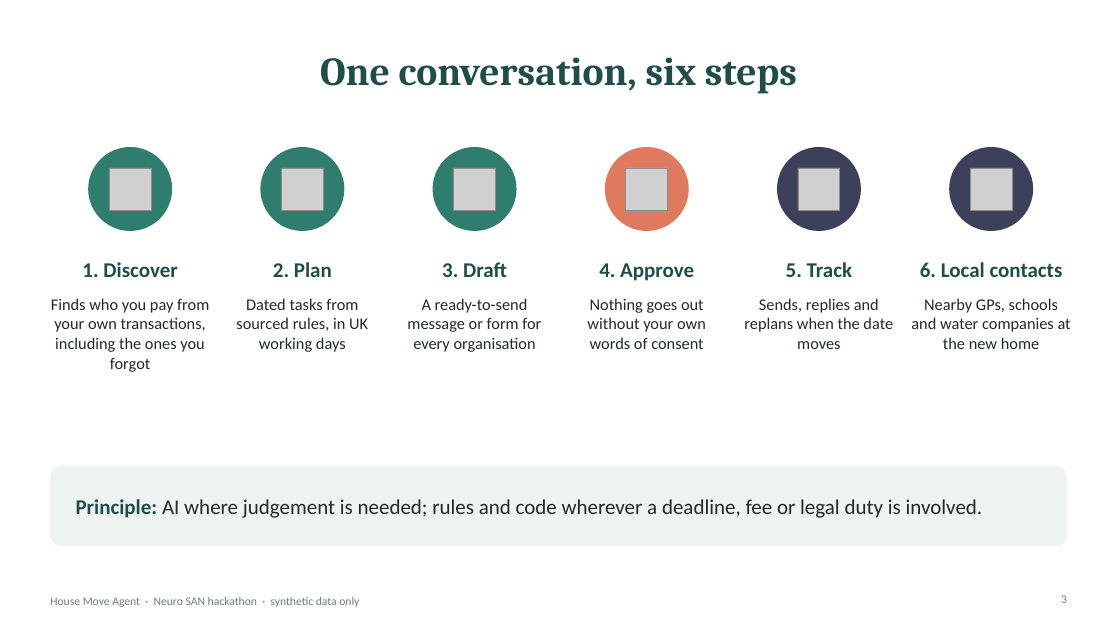
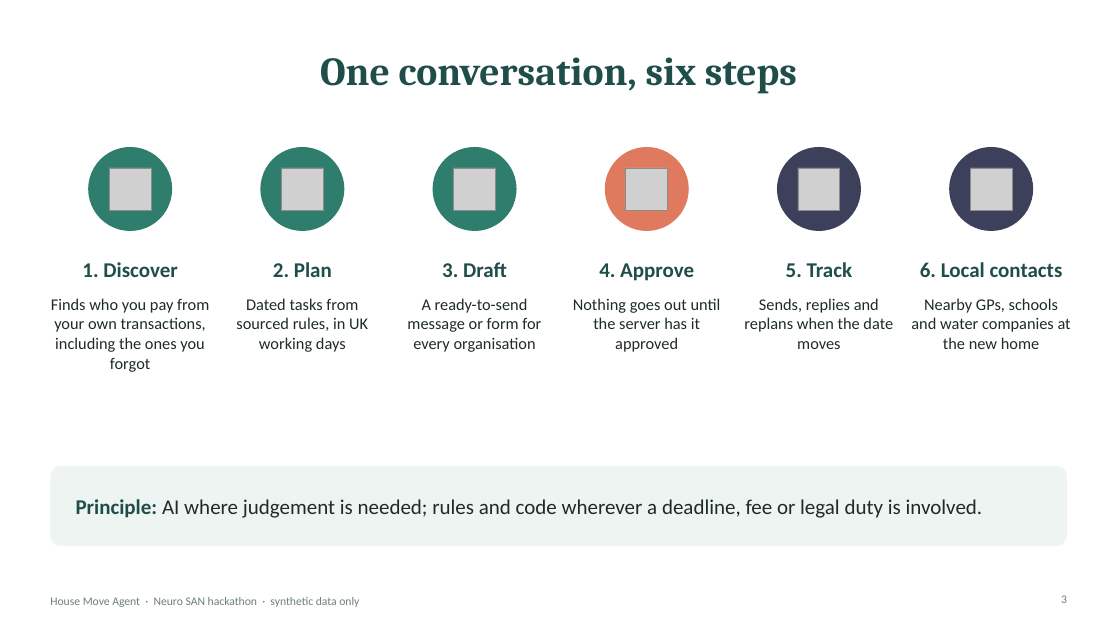
Before and after one commit to varadarajp/neuro-san-house-move, a slide deck: slide 3 of House_Move_Agent.pptx. Drawn at 1120x630 pixels with LibreOffice and Linux fonts; fonts in the diff are those of the drawing; grey boxes stand for pictures. Boxes give left, top, right and bottom in pixels: in the first picture for what was removed or moved away, otherwise in the second. Text is boxed around its words. In the diff, an @@ line names an element or a change of style, - is before the commit and + after.

```diff
--- a/House_Move_Agent.pptx
+++ b/House_Move_Agent.pptx
@@ text at bbox=[573, 298, 721, 352]: text changed @@
-Nothing goes out without your own words of consent
+Nothing goes out until the server has it approved
```
Also in this commit, not shown: 2 other slides changed, 47 other files.
